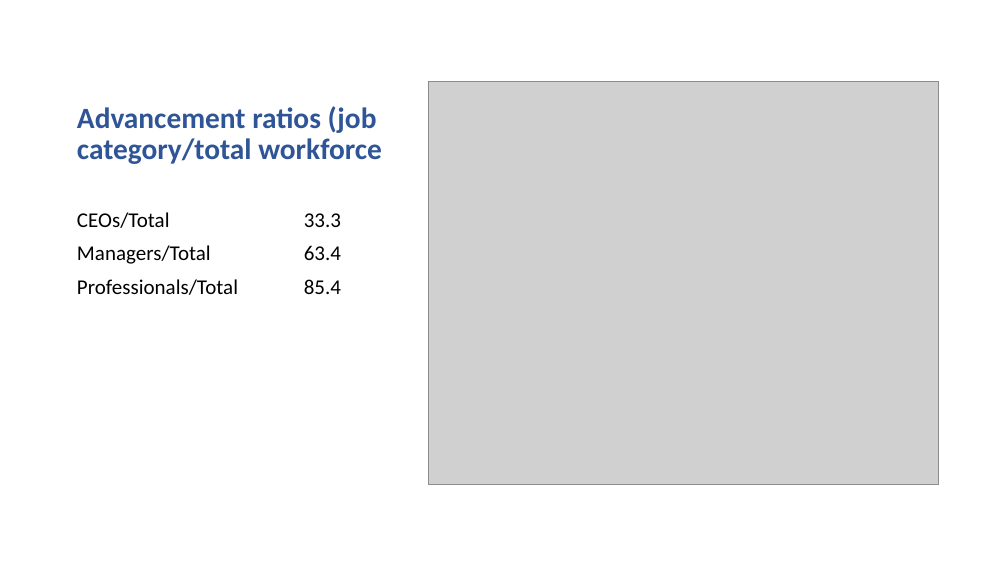
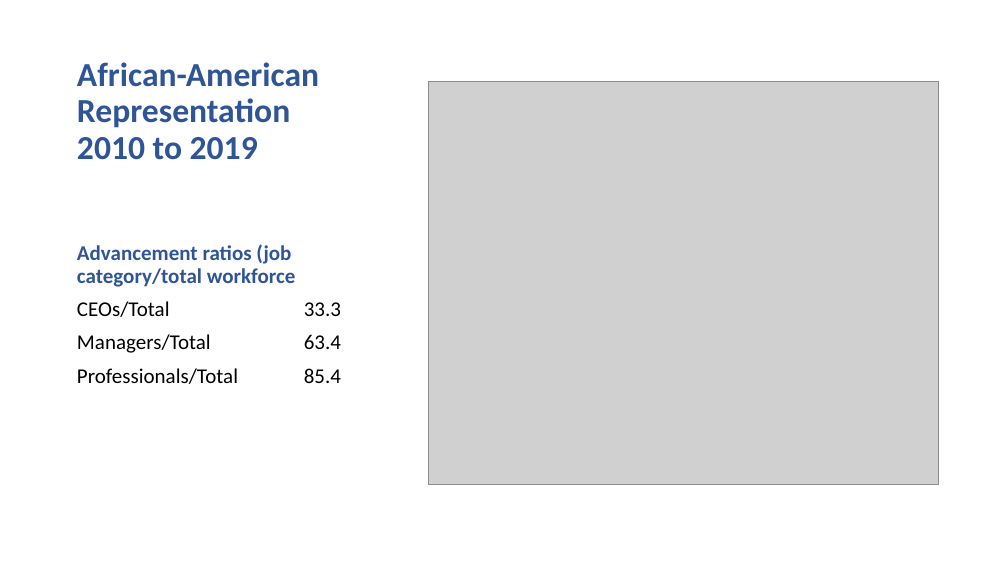
Before and after one commit to chinnamanaidu/project_rutgers, a slide deck: slide 3 of Presentation-v2.pptx. Drawn at 1008x567 pixels with LibreOffice and Linux fonts; fonts in the diff are those of the drawing; grey boxes stand for pictures. Boxes give left, top, right and bottom in pixels: in the first picture for what was removed or moved away, otherwise in the second. Text is boxed around its words. In the diff, an @@ line names an element or a change of style, - is before the commit and + after.

```diff
--- a/Presentation-v2.pptx
+++ b/Presentation-v2.pptx
@@ title at [77, 62, 319, 160]: text changed; size 28 to 32 pt @@
-Advancement ratios (job category/total workforce
+African-American Representation
+2010 to 2019
@@ text at [77, 244, 296, 287]: paragraph added @@
+Advancement ratios (job category/total workforce
```
Also in this commit, not shown: 4 other slides changed, 1 slide added, 1 slide removed, 18 other files.
